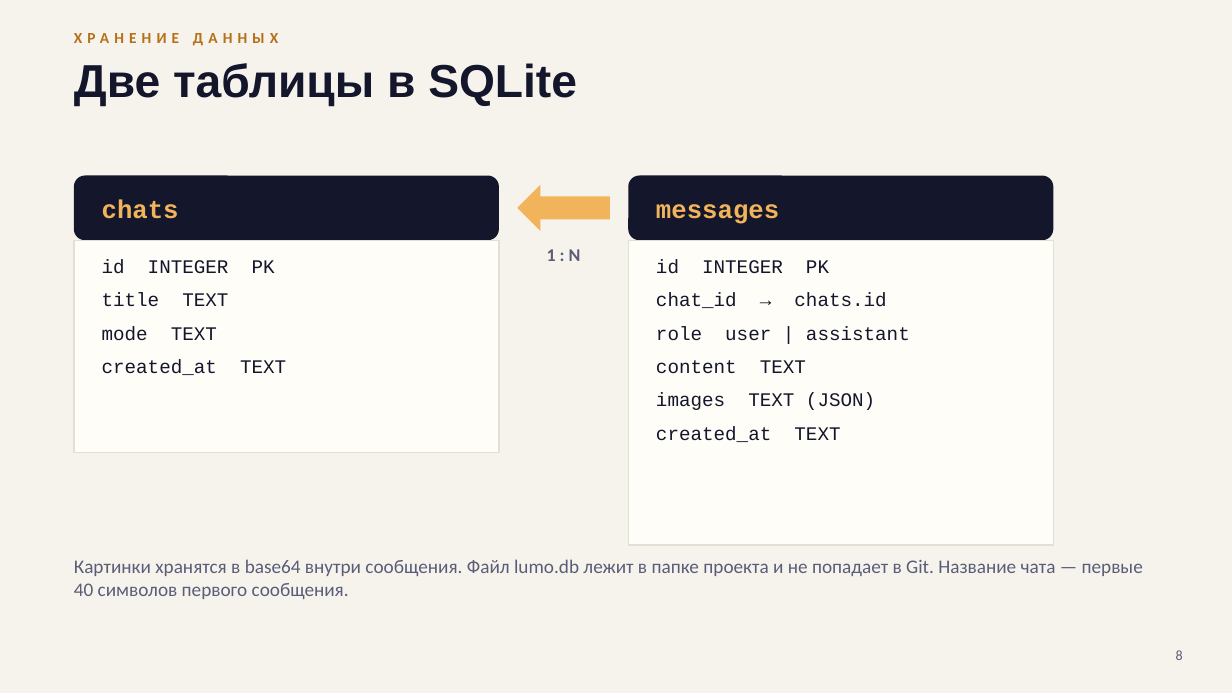
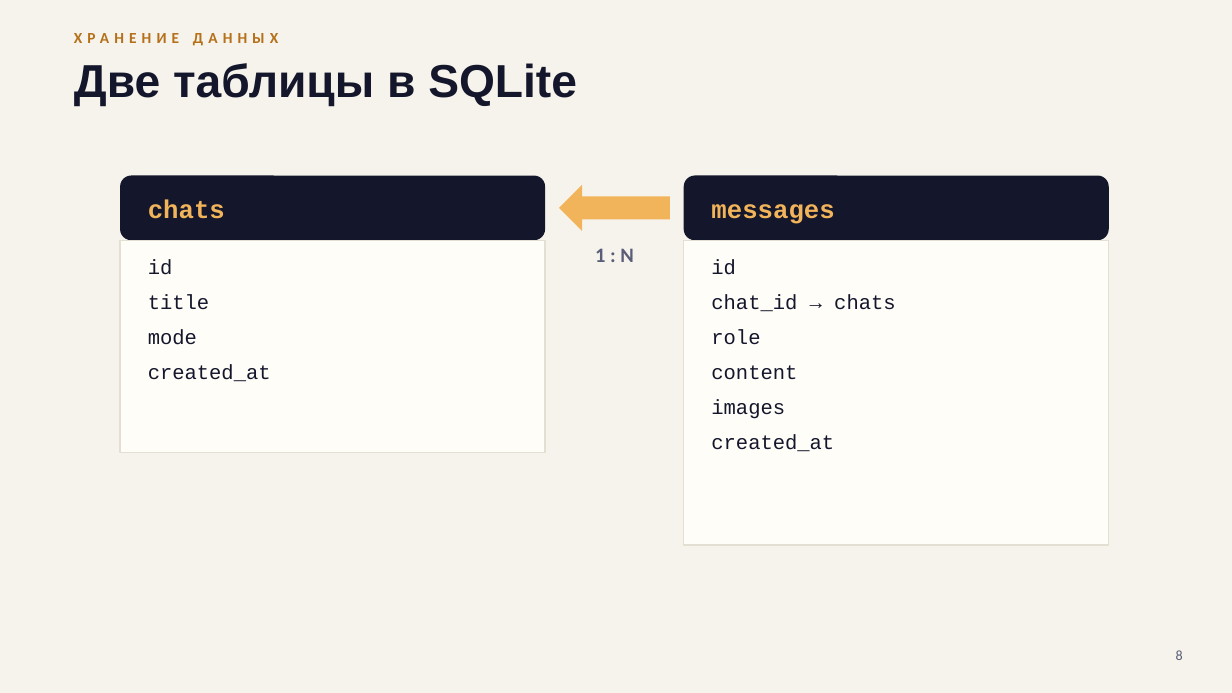
Before and after one commit to surnova2703/lumelle, a slide deck: slide 8 of docs/Lumo_AI_tech_RU.pptx. Drawn at 1232x693 pixels with LibreOffice and Linux fonts; fonts in the diff are those of the drawing. Boxes give left, top, right and bottom in pixels: in the first picture for what was removed or moved away, otherwise in the second. Text is boxed around its words. In the diff, an @@ line names an element or a change of style, - is before the commit and + after.

```diff
--- a/docs/Lumo_AI_tech_RU.pptx
+++ b/docs/Lumo_AI_tech_RU.pptx
@@ right arrow: place and size @@
-right arrow at (518,185,610,231)
+right arrow at (559,185,670,231)
@@ text "1 : N": place and size @@
-text "1 : N" at (547,249,581,261)
+text "1 : N" at (595,248,633,262)
@@ text "1 : N" at (595,248,633,262): size 14 to 16 pt @@
@@ 1 text, 1 rounded rectangle, 1 rectangle: place and size @@
-1 text, 1 rounded rectangle, 1 rectangle at (74,176,499,453)
+1 text, 1 rounded rectangle, 1 rectangle at (120,176,545,453)
@@ text at (148,260,271,382): text changed; size 15 to 16 pt @@
-id INTEGER PK
-title TEXT
-mode TEXT
-created_at TEXT
+id
+title
+mode
+created_at
@@ 1 text, 1 rounded rectangle, 1 rectangle: place and size @@
-1 text, 1 rounded rectangle, 1 rectangle at (628,176,1054,545)
+1 text, 1 rounded rectangle, 1 rectangle at (684,176,1109,545)
@@ text at (711,260,895,452): text changed; size 15 to 16 pt @@
-id INTEGER PK
-chat_id → chats.id
-role user | assistant
-content TEXT
-images TEXT (JSON)
-created_at TEXT
+id
+chat_id → chats
+role
+content
+images
+created_at
@@ text removed at (74,559,1143,599) @@
-Картинки хранятся в base64 внутри сообщения. Файл lumo.db лежит в папке проекта и не попадает в Git. Название чата — первые 40 символов первого сообщения.
```
Also in this commit, not shown: 10 other slides changed, 1 slide added, 1 slide removed, 29 other files.
